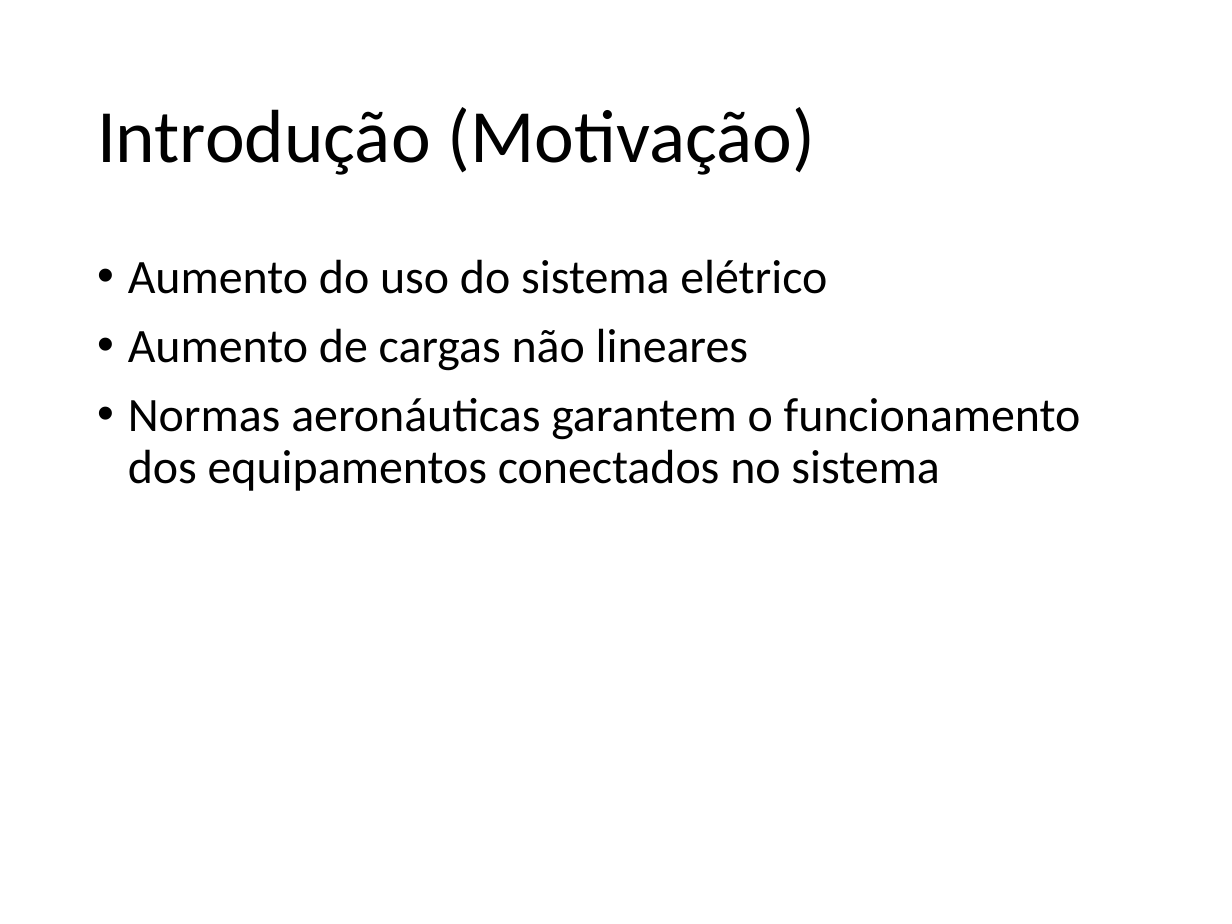
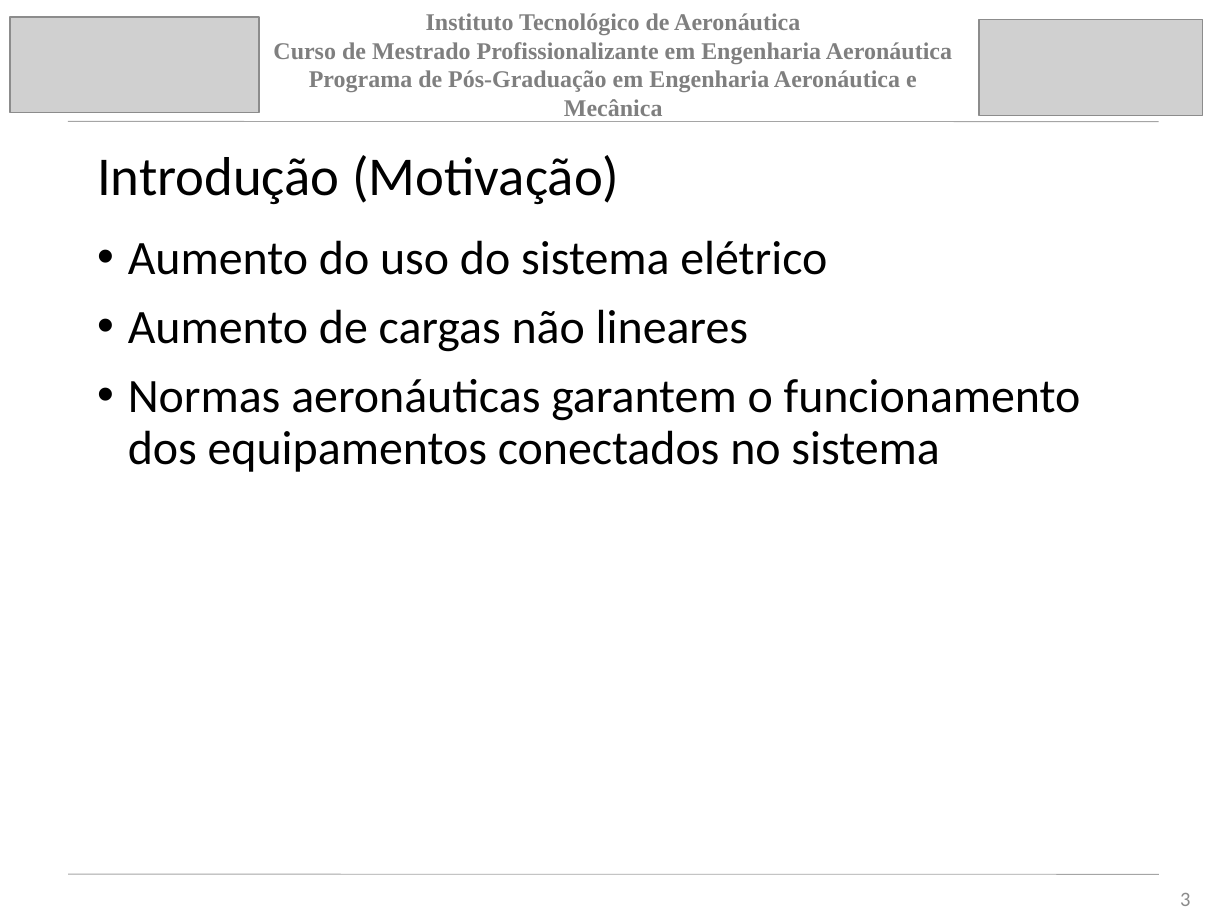
Before and after one commit to jpsoliv/MestradoJPSO, a slide deck: slide 3 of Apresentação/Apresentação_baixo_nivel.pptx. Drawn at 1232x924 pixels with LibreOffice and Linux fonts; fonts in the diff are those of the drawing; grey boxes stand for pictures. Boxes give left, top, right and bottom in pixels: in the first picture for what was removed or moved away, otherwise in the second. Text is boxed around its words. In the diff, an @@ line names an element or a change of style, - is before the commit and + after.

Commit message:
apresentação

```diff
--- a/Apresentação/Apresentação_baixo_nivel.pptx
+++ b/Apresentação/Apresentação_baixo_nivel.pptx
@@ picture added at box(10, 17, 259, 113) @@
@@ text added at box(273, 13, 952, 122), 14 pt, text #7F7F7F, bold @@
+Instituto Tecnológico de Aeronáutica
+Curso de Mestrado Profissionalizante em Engenharia Aeronáutica
+Programa de Pós-Graduação em Engenharia Aeronáutica e Mecânica
@@ picture added at box(979, 20, 1204, 116) @@
@@ line added from (68, 122) to (1158, 122), #A5A5A5 0.51 pt @@
@@ title "Introdução (Motivação)": place and size @@
-title "Introdução (Motivação)" at box(97, 107, 816, 175)
+title "Introdução (Motivação)" at box(97, 155, 619, 204)
@@ title "Introdução (Motivação)" at box(97, 155, 619, 204): size 44 to 32 pt @@
@@ text "Aumento do uso do sistema ...": place and size @@
-text "Aumento do uso do sistema ..." at box(128, 259, 1081, 491)
+text "Aumento do uso do sistema ..." at box(128, 240, 1081, 472)
@@ line added from (69, 875) to (1158, 875), #A5A5A5 0.51 pt @@
@@ page number added at box(1180, 893, 1190, 906), 12 pt, text #8C8C8C @@
+3
```
Also in this commit, not shown: 17 other slides changed, 4 slides added, 5 slides removed, 6 other files.
